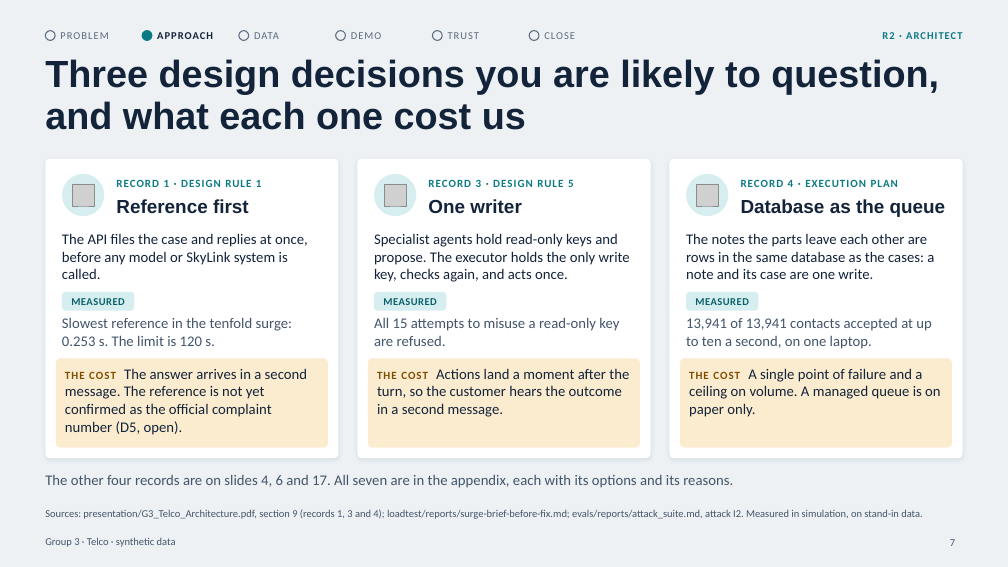
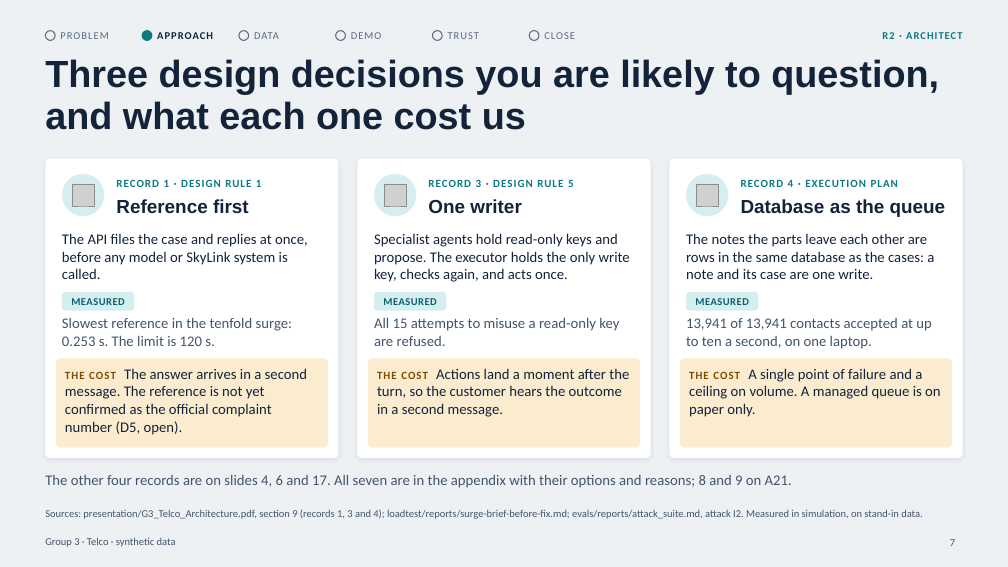
Before and after one commit to cybervava/capstone_telecom, a slide deck: slide 7 of presentation/G3_Telco_Presentation.pptx. Drawn at 1008x567 pixels with LibreOffice and Linux fonts; fonts in the diff are those of the drawing; grey boxes stand for pictures. Boxes give left, top, right and bottom in pixels: in the first picture for what was removed or moved away, otherwise in the second. Text is boxed around its words. In the diff, an @@ line names an element or a change of style, - is before the commit and + after.

Commit message:
docs: the release of 25 Nov on the AWS host, and what was still stale
The review's changes reached the AWS host in release 797ab92 (GitLab
pipeline 3116487891: 2,902 tests, 95.78% coverage, the evaluations, a
clean image scan, then the host's eight journeys). The attempt before it,
d686b41, failed journey 7 on a race in the check and the host started
d084c6f again by itself; the plan's progress log, the README, the
evaluation report, the checklists and the deck say so, and name the
pipeline that released the code instead of the one of 24 Nov.

An audit of the documents against the current state found statements
that still described the system before the review: lists of programs,
keys, gateway users and settings without the MCP server; the guide
answer without the model's choice (now with 144 of 144 beside the rules'
129); ADR 0001 as the only formal decision file; 58 runs of 40 attacks,
2,662 tests, 78 packages and 101 unfixed findings as current figures;
client decisions to D11; two evaluation reports dated 17 Nov that were
re-run on 25 Nov; version stamps of 24 Nov and the checklists' cover at
b9c70ef. All five PDFs and the deck are rebuilt from their sources at the
same page counts (14, 13, 10, 2, 2; deck 41).

```diff
--- a/presentation/G3_Telco_Presentation.pptx
+++ b/presentation/G3_Telco_Presentation.pptx
@@ text at bbox=[45, 475, 792, 488]: text changed @@
-The other four records are on slides 4, 6 and 17. All seven are in the appendix, each with its options and its reasons.
+The other four records are on slides 4, 6 and 17. All seven are in the appendix with their options and reasons; 8 and 9 on A21.
```
Also in this commit, not shown: 11 other slides changed, 30 other files.
